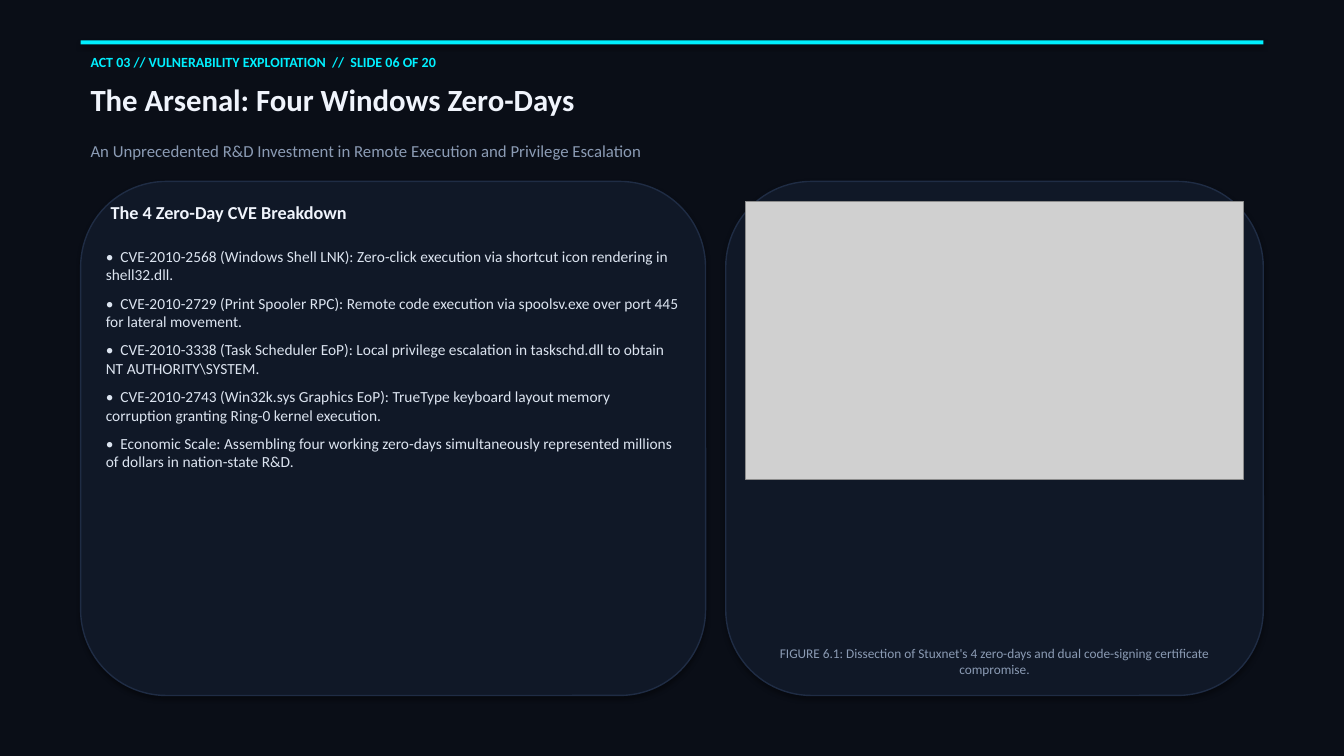
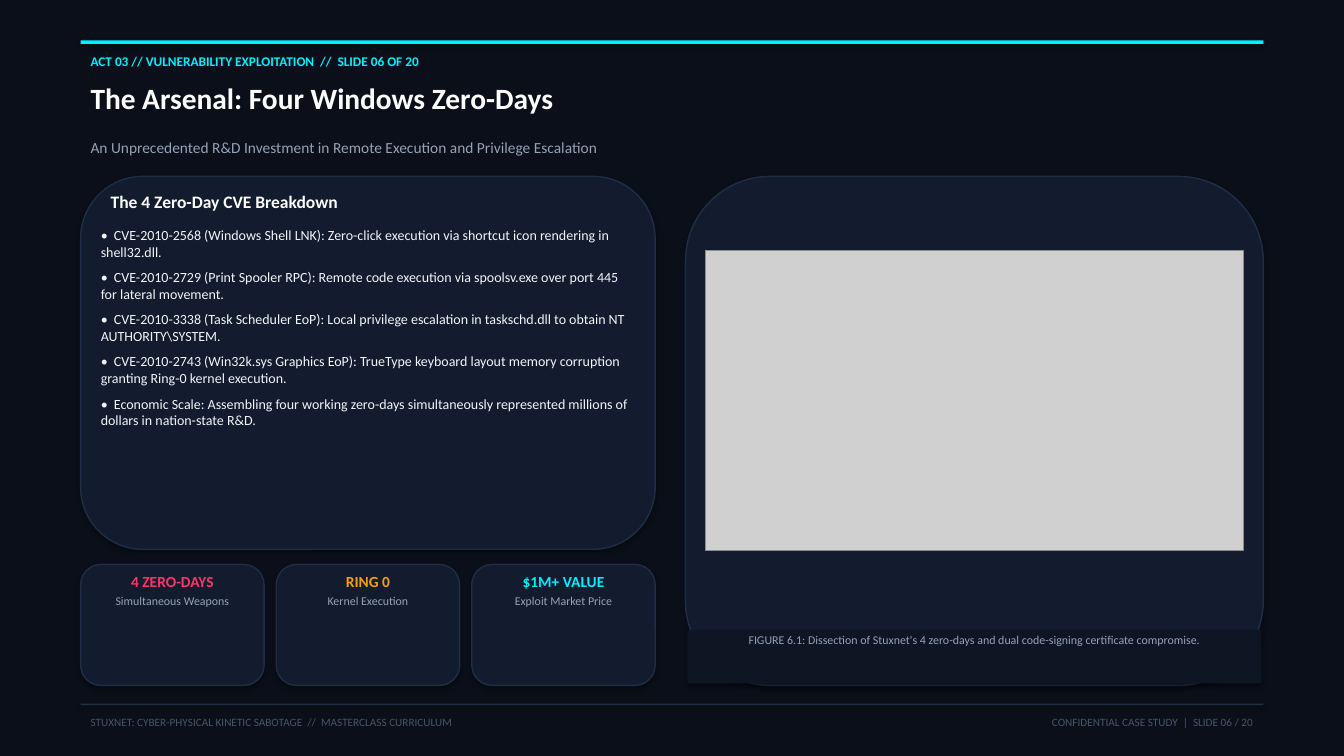
Before and after one commit to sivaoffl04/Cyber-Blog, a slide deck: slide 6 of Case Study/STUXNET/STUXNET_Masterclass_Seminar_20_Slides.pptx. Drawn at 1344x756 pixels with LibreOffice and Linux fonts; fonts in the diff are those of the drawing; grey boxes stand for pictures. Boxes give left, top, right and bottom in pixels: in the first picture for what was removed or moved away, otherwise in the second. Text is boxed around its words. In the diff, an @@ line names an element or a change of style, - is before the commit and + after.

Commit message:
feat(case-studies): add comprehensive vulnerability remediation and incident protection blueprints to all case studies and enhance Stuxnet masterclass PPTX

```diff
--- a/Case Study/STUXNET/STUXNET_Masterclass_Seminar_20_Slides.pptx
+++ b/Case Study/STUXNET/STUXNET_Masterclass_Seminar_20_Slides.pptx
@@ rectangle at [0,0,1344,756]: fill #0A0E17 to #0B0F19 @@
@@ text "ACT 03 // VULNERABILITY EXPLOITATION ..." at [91,57,418,66]: size 10 to 9.5 pt @@
@@ text "The Arsenal: Four Windows Zero-Days" at [91,88,553,114]: size 22 to 21 pt, text colour #F0F4FC to #FFFFFF @@
@@ text "An Unprecedented R&D Investment in ..." at [91,142,597,156]: size 12 to 11 pt, text colour #8B9BB4 to #94A3B8 @@
@@ rounded rectangle: place and size @@
-rounded rectangle at [81,181,706,696]
+rounded rectangle at [81,176,655,549]
@@ rounded rectangle at [81,176,655,549]: fill #101827 to #131C2E; outline #1F2C44 1 pt to #1F2E47 1 pt @@
@@ rounded rectangle at [686,176,1263,686]: fill #101827 to #131C2E; outline #1F2C44 1 pt to #1F2E47 1 pt @@
@@ rounded rectangle: place and size @@
-rounded rectangle at [726,181,1263,696]
+rounded rectangle at [686,176,1263,686]
@@ text "The 4 Zero-Day CVE Breakdown": place and size @@
-text "The 4 Zero-Day CVE Breakdown" at [111,206,347,222]
+text "The 4 Zero-Day CVE Breakdown" at [111,195,337,211]
@@ text "The 4 Zero-Day CVE Breakdown" at [111,195,337,211]: size 13 to 12.5 pt, text colour #F0F4FC to #FFFFFF @@
@@ text "• CVE-2010-2568 (Windows Shell LNK): ...": place and size @@
-text "• CVE-2010-2568 (Windows Shell LNK): ..." at [106,251,678,467]
+text "• CVE-2010-2568 (Windows Shell LNK): ..." at [101,230,628,425]
@@ text "• CVE-2010-2568 (Windows Shell LNK): ..." at [101,230,628,425]: size 11 to 10 pt, text colour #DCE4F0 to #F1F5F9; less space between paragraphs @@
@@ picture: place and size @@
-picture at [746,202,1243,479]
+picture at [706,251,1243,552]
@@ rounded rectangle added at [81,565,264,686], fill #131C2E, outline #1F2E47 1 pt @@
@@ rounded rectangle added at [276,565,460,686], fill #131C2E, outline #1F2E47 1 pt @@
@@ rounded rectangle added at [472,565,655,686], fill #131C2E, outline #1F2E47 1 pt @@
@@ text added at [116,577,229,607], 8.5 pt, text #94A3B8 @@
+4 ZERO-DAYS
+Simultaneous Weapons
@@ text added at [328,577,408,605], 8.5 pt, text #94A3B8 @@
+RING 0
+Kernel Execution
@@ text added at [515,577,612,607], 8.5 pt, text #94A3B8 @@
+$1M+ VALUE
+Exploit Market Price
@@ rectangle added at [688,630,1261,684], fill #0E1523 @@
@@ text "FIGURE 6.1: Dissection of Stuxnet's ...": place and size @@
-text "FIGURE 6.1: Dissection of Stuxnet's ..." at [780,649,1209,676]
+text "FIGURE 6.1: Dissection of Stuxnet's ..." at [749,636,1200,646]
@@ text "FIGURE 6.1: Dissection of Stuxnet's ..." at [749,636,1200,646]: size 9.5 to 8.5 pt, text colour #8B9BB4 to #94A3B8 @@
@@ rectangle added at [81,704,1263,705], fill #1F2E47 @@
@@ text added at [91,719,452,726], 8 pt, text #475569 @@
+STUXNET: CYBER-PHYSICAL KINETIC SABOTAGE // MASTERCLASS CURRICULUM
@@ text added at [1052,719,1252,726], 8 pt, text #475569 @@
+CONFIDENTIAL CASE STUDY | SLIDE 06 / 20
```
Also in this commit, not shown: 19 other slides changed, 5 other files.
